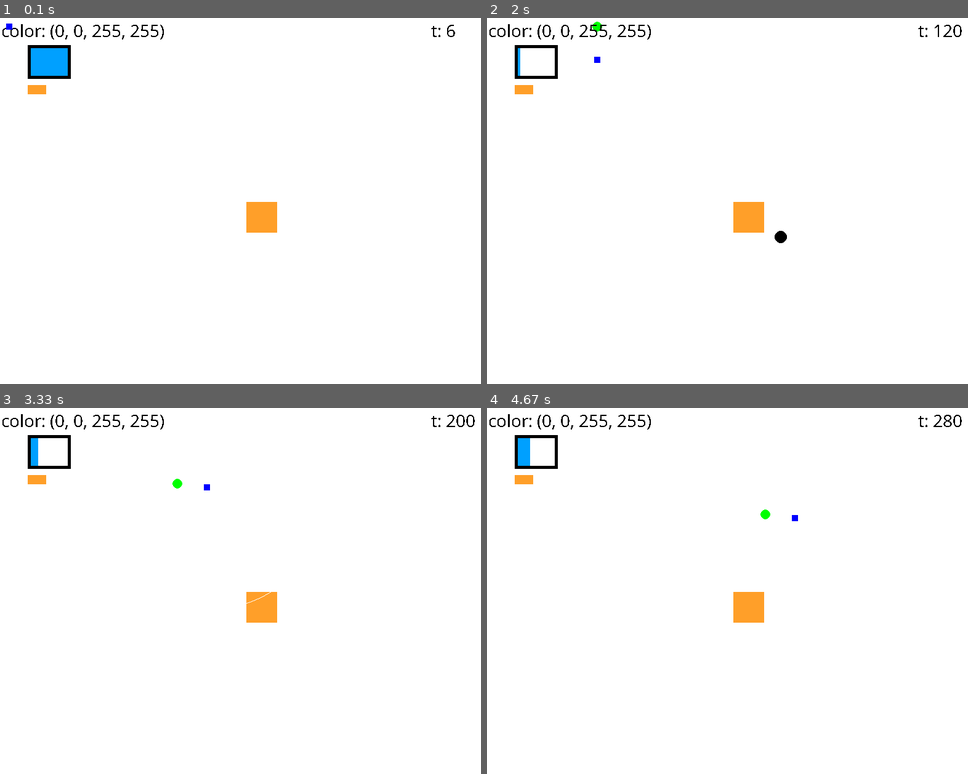
Above: before the commit, frames 1-4 (two rows, left to right).
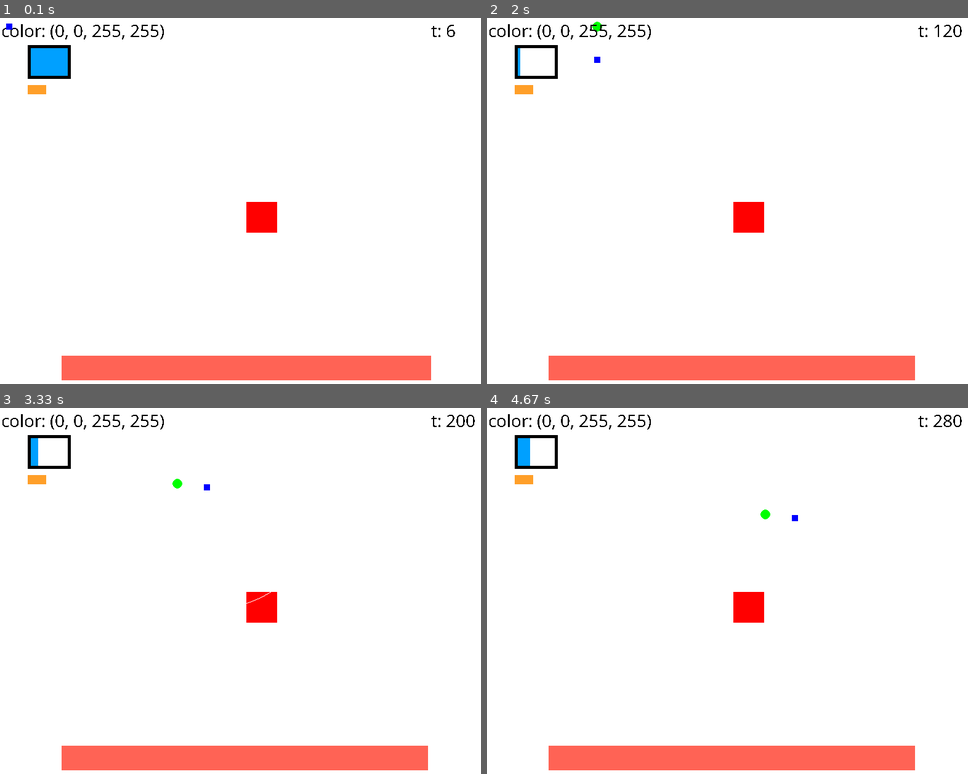
Above: after the commit, the same moments.

Repository: johannesbenjohannes/BlueSquer
Game: pygame game, started from main.py
Two runs of this game, one before a commit and one after it. Both use one fixed random seed, a clock stepped at 60 frames per second and the inputs below.
Inputs (mouse positions are in pixels of both pictures, inside the frame that each line leads up to):
- Up to frame 1 (0.1 s): no input
- Up to frame 2 (2 s): click (732, 201) at 0.38 s; hold D 1.17-1.63 s; tap Space at 1.23, 1.53, 1.73 s; hold S 1.67-1.97 s
- Up to frame 3 (3.33 s): hold D 2-2.63 s; tap Space at 2.07, 2.37, 2.73, 3.13 s; tap Z at 2.15 s; hold S 2.67-3.03 s; hold D from 3.07 s (still down)
- Up to frame 4 (4.67 s): tap Space at 3.43, 3.63, 3.93, 4.13, 4.47 s; release D at 3.53 s; hold D 3.57-4.03 s; tap Z at 3.72 s; hold S 4.07-4.37 s; hold D from 4.4 s (still down)

The runs differ from the first frame. In frame 1, 5.7% of the frame differs, in the area x 12-90%, y 50-99%; in frame 2, 5.7%, in the area x 12-89%, y 50-99%; in frame 3, 5.7%; in frame 4, 5.7%.

Commit message:
improved bullet system

Diff:
--- a/main.py
+++ b/main.py
@@ -30,6 +30,7 @@
     BRASS = (255, 159, 41)
     LIGHT_BRASS = (255, 200, 91)
     SALMON = (255, 99, 85)
+    GREY = (10,10,10)
 
     speed = 3
 
@@ -40,6 +41,8 @@
 
     rect_x = 10
     rect_y = 10
+
+    boss_hit = False
 
     compteur = 0 # Compteur global des ticks
 
@@ -90,7 +93,7 @@
         }
     }
 
-    phase_1 = ["circle"] # Patterns de la phase 1
+    phase_1 = ["circle", "bullets","line"] # Patterns de la phase 1
 
     alive = True # Etat du player
 
@@ -113,14 +116,15 @@
             self.nature = nature
 
     class Ennemy:
-        def __init__(self,x,y,w,h):
+        def __init__(self,x,y,w,h,health):
             self.x = x
             self.y = y
             self.w = w
             self.h = h
+            self.health = health
 
         def draw(self):
-            pygame.draw.rect(fenetre, BRASS, (self.x, self.y, self.w, self.h))
+            pygame.draw.rect(fenetre, RED, (self.x, self.y, self.w, self.h))
 
     class CircleAttack:
         circles=[]
@@ -145,7 +149,7 @@
 
     fenetre = pygame.display.set_mode((LARGEUR, HAUTEUR))
     pygame.display.set_caption("Premier projet pygame")
-    boss = Ennemy(400,300,50,50)
+    boss = Ennemy(400,300,50,50,600)
     fenetre.fill(WHITE) # Fond blanc (RGB)
 
     # --- 2. Boucle principale ---
@@ -224,13 +228,14 @@
         boss.draw()
         if alive:
 
-
+            #UI elements
             pygame.draw.rect( fenetre, BLUE ,(rect_x, rect_y, 10, 10) )#player
             pygame.draw.circle(fenetre, WHITE,(rect_x+5, rect_y+5,), 200,1)
             pygame.draw.rect(fenetre, LIGHT_BLUE,(50,50,round(compteur_dash/10),50))#dash bar
             pygame.draw.rect(fenetre, BLACK,(45,45,70,55),5)#dash box
             pygame.draw.rect(fenetre, LIGHT_BRASS,(45,110,30,15))#casing
             pygame.draw.rect(fenetre, BRASS,(45,110,compteur_shot,15))#bullet
+            pygame.draw.rect(fenetre, SALMON,(100,550,boss.health,40))
 
 
             # CHECK DE LA PHASE - TRES SENSIBLE - NE PAS CODER AUTRE CHOSE
@@ -280,9 +285,9 @@
                     end_y = rect_y+2000*m.sin(rdTheta+m.pi)
                 patterns["line"]["attacking"] = True
 
-                pygame.draw.line(fenetre, GREEN,(attack_x, attack_y),(end_x, end_y),round(patterns["line"]["compteur_attaque"]%50))
-                if patterns["line"]["compteur_attaque"]%50 == 2:
-                    pygame.draw.line(fenetre, RED,(attack_x, attack_y),(end_x, end_y),9)
+                pygame.draw.line(fenetre, GREEN,(attack_x, attack_y),(end_x, end_y),round(patterns["line"]["compteur_attaque"]%100))
+                if patterns["line"]["compteur_attaque"]%100 == 10:
+                    pygame.draw.line(fenetre, RED,(attack_x, attack_y),(end_x, end_y),10)
                     draw_what = "NO PATTERN"
                     patterns["line"]["attacking"] = False
                     patterns["line"]["compteur_attaque"] = 0
@@ -338,13 +343,16 @@
                 pygame.draw.circle(fenetre, obj.nature,(obj.pos.components), 10,)
                 if obj.pos.x<(-100) or obj.pos.x>900 or obj.pos.y<(-600) or obj.pos.y>700:
                     projectile.remove(obj)
+                elif 0<obj.pos.x<800 and 0<obj.pos.y<600 and check_surrounding_pixel_colors(fenetre, obj.pos.x,obj.pos.y,RED,10) and obj.nature == BLACK:
+                    projectile.remove(obj)
             if check_surrounding_pixel_colors(fenetre,boss.x,boss.y,BLACK,50):
                 text_collison=base_font.render("collision", False, (0,0,0))
                 fenetre.blit(text_collison, (400,2))
+                boss.health-=5
             text_ticks=base_font.render(f"t: {compteur}", False, (0,0,0))
             fenetre.blit(text_ticks, (700, 2))
             pygame.draw.rect( fenetre, BLUE ,(rect_x,rect_y, 10, 10))
-
+            print(boss.health)
         pygame.display.flip()           # Rafraichissement de l'ecran
         clock.tick(60)                # Limite a 60 images par seconde
 if __name__=="__main__":
